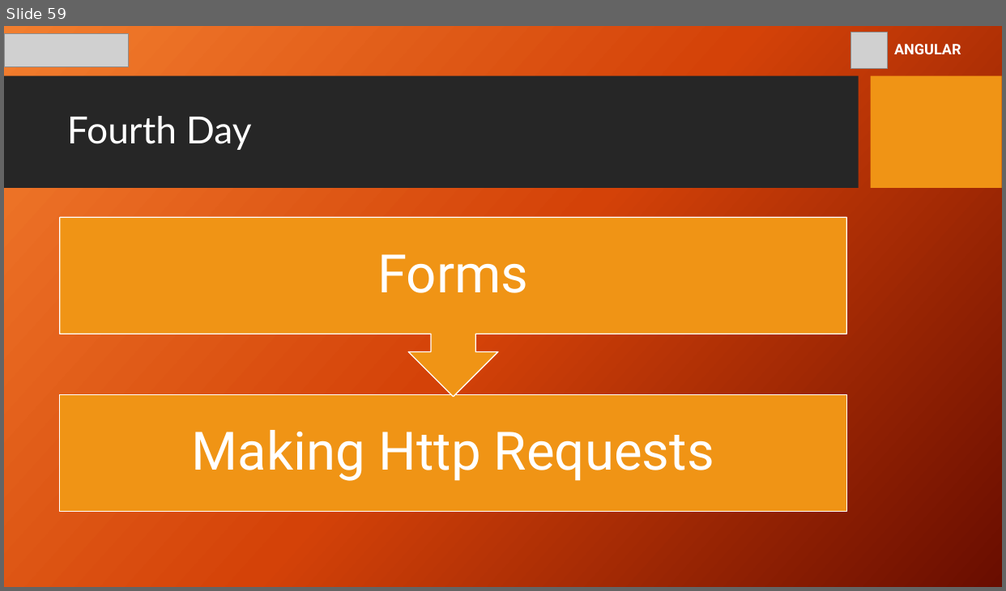
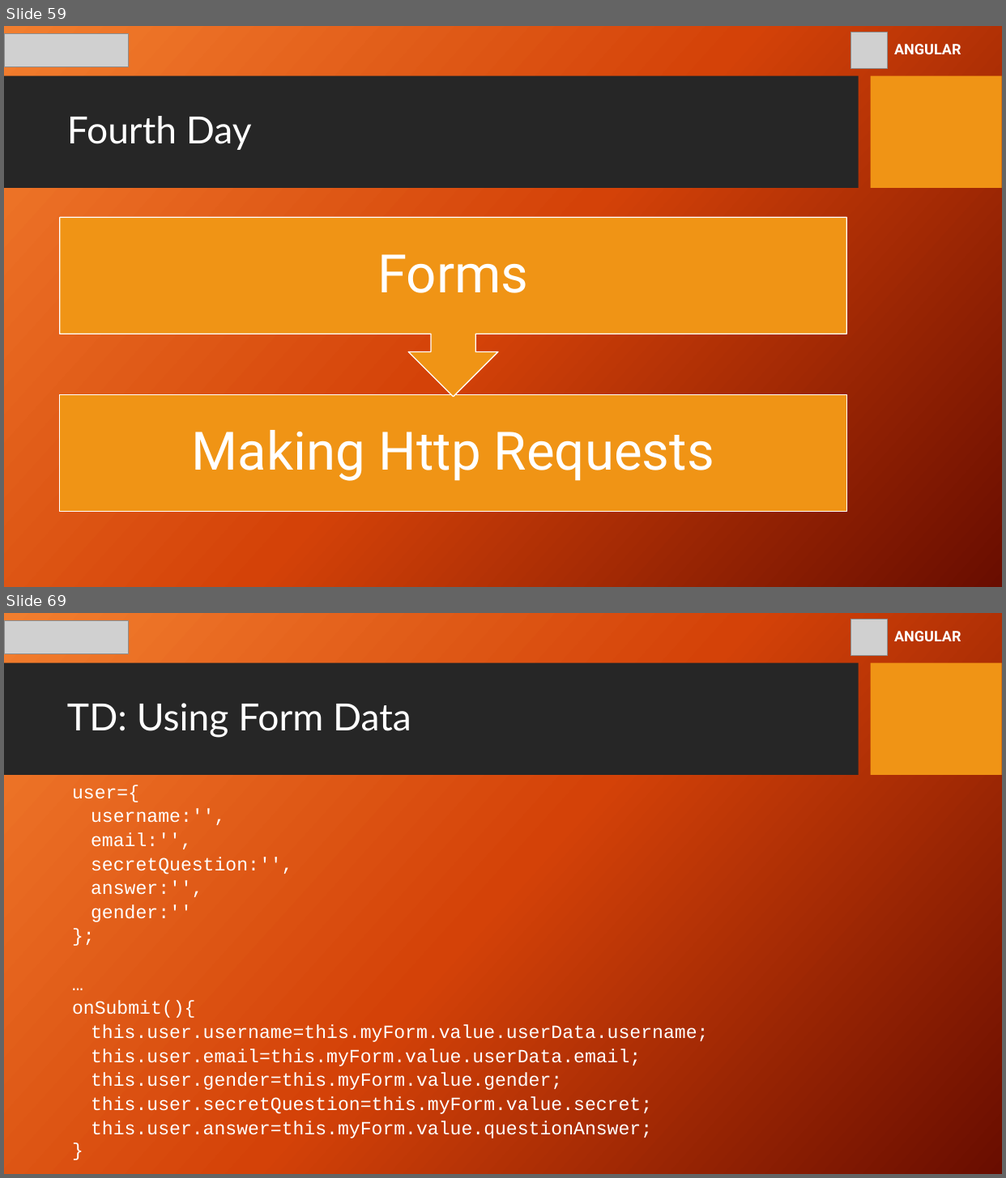
Before and after one commit to youma85/hps-ang, a slide deck: gp-hps-angular-8-yri.pptx. Shown one above the other, each under a label of ours: slide 59 before the commit, slides 59 and 69 after it; the slides between them are not shown. The pictures are 1006x591 and 1006x1178 pixels, drawn with LibreOffice and Linux fonts; fonts in the diff are those of the drawing; grey boxes stand for pictures; background and template pictures are left out. Boxes give left, top, right and bottom in pixels: in the first picture for what was removed or moved away, otherwise in the second. Text is boxed around its words. In the diff, an @@ line names an element or a change of style, - is before the commit and + after.

```diff
--- a/gp-hps-angular-8-yri.pptx
+++ b/gp-hps-angular-8-yri.pptx
@@ slide 69 added at [4, 613, 1002, 1174], background picture (left out); not listed: 2 template elements that a slide beside it also shows @@
@@ picture added at [4, 620, 128, 654] @@
@@ picture added at [850, 619, 888, 656] @@
@@ text added at [894, 631, 961, 641], 14 pt, text #FFFFFF, bold @@
+ANGULAR
@@ title added at [67, 703, 411, 738], 36 pt, text #FFFFFF @@
+TD: Using Form Data
@@ text added at [72, 785, 708, 1140], 18 pt, text #FFFFFF @@
+user={
+username:'',
+email:'',
+secretQuestion:'',
+answer:'',
+gender:''
+};
+…
+onSubmit(){
+this.user.username=this.myForm.value.userData.username;
+this.user.email=this.myForm.value.userData.email;
+this.user.gender=this.myForm.value.gender;
+this.user.secretQuestion=this.myForm.value.secret;
+this.user.answer=this.myForm.value.questionAnswer;
+}
```
Also in this commit, not shown: 4 slides changed, 25 other slides added.
